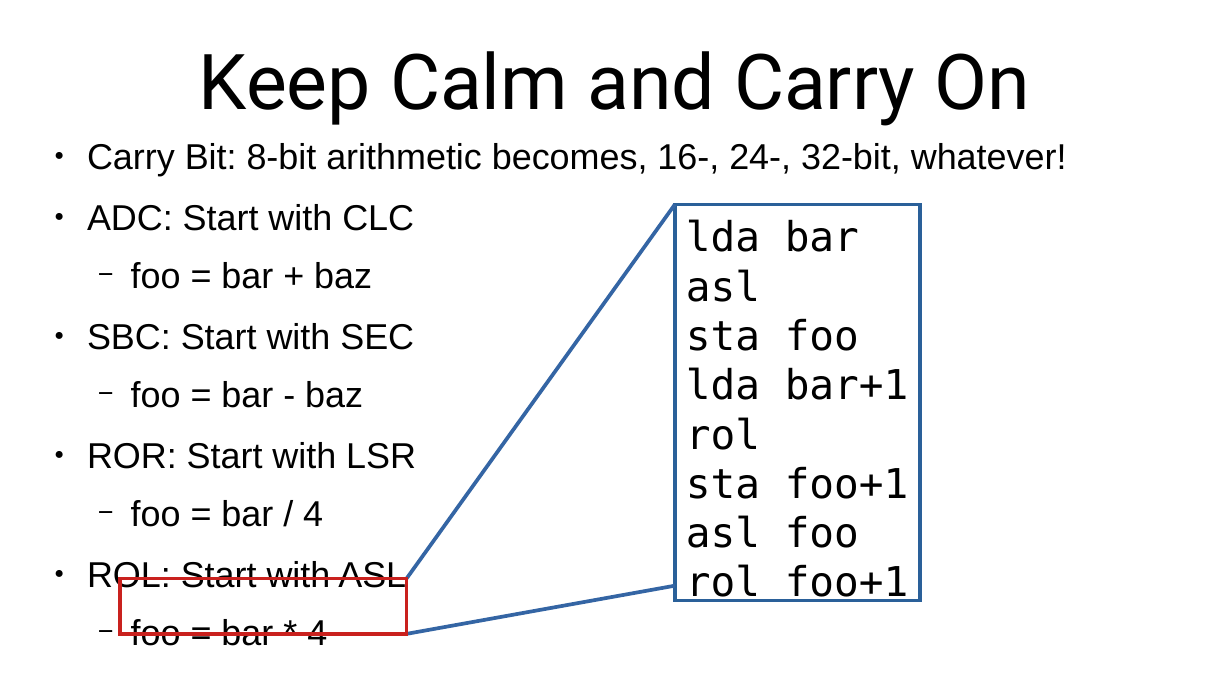
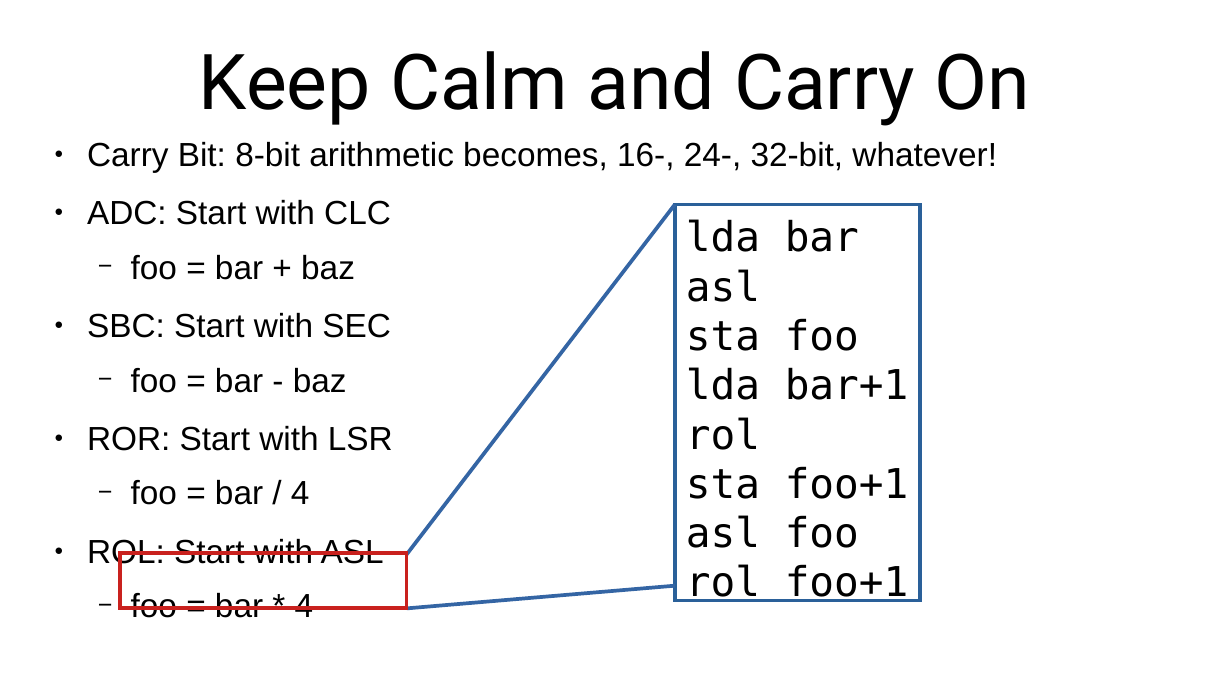
Before and after one commit to SlithyMatt/x16-assembly-tutorial, a slide deck: slide 6 of Lesson11/Lesson11.odp. Drawn at 1232x693 pixels with LibreOffice and Linux fonts; fonts in the diff are those of the drawing. Boxes give left, top, right and bottom in pixels: in the first picture for what was removed or moved away, otherwise in the second. Text is boxed around its words. In the diff, an @@ line names an element or a change of style, - is before the commit and + after.

```diff
--- a/Lesson11/Lesson11.odp
+++ b/Lesson11/Lesson11.odp
@@ text "Carry Bit: 8-bit arithmetic becomes, ..." at [87, 141, 997, 618]: size 28 to 26 pt @@
@@ line moved from (407, 579) - (675, 204) to (407, 555) - (675, 204) @@
@@ rectangle: place and size @@
-rectangle at [120, 579, 407, 634]
+rectangle at [120, 553, 407, 608]
@@ line moved from (407, 634) - (675, 586) to (407, 608) - (675, 586) @@
```
Also in this commit, not shown: 4 other slides changed.
